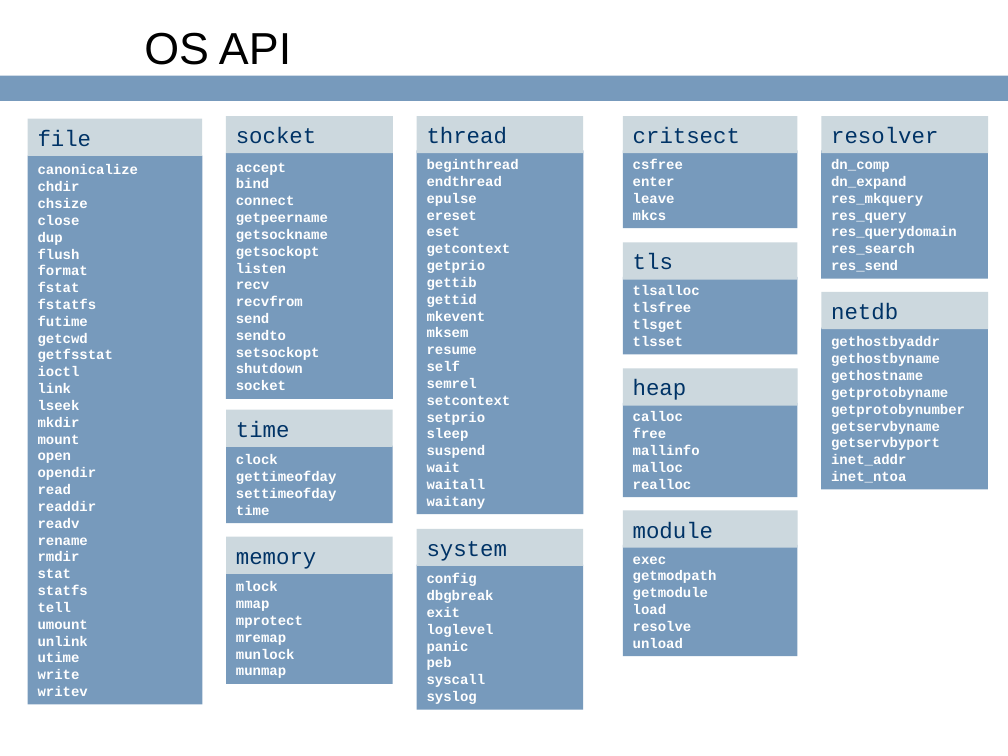
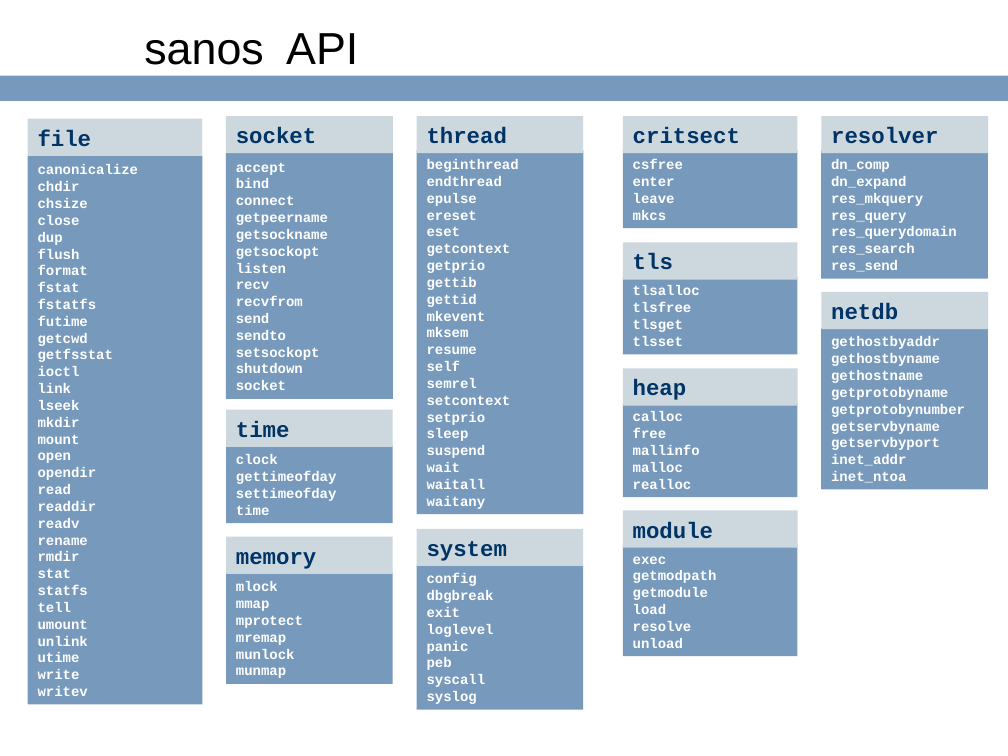
Before and after one commit to ringgaard/sanos, a slide deck: slide 20 of doc/jbox-jaoo.ppt (slide 16 before the commit). Drawn at 1008x756 pixels with LibreOffice and Linux fonts; fonts in the diff are those of the drawing; background and template pictures are left out. Boxes give left, top, right and bottom in pixels: in the first picture for what was removed or moved away, otherwise in the second. Text is boxed around its words. In the diff, an @@ line names an element or a change of style, - is before the commit and + after.

```diff
--- a/doc/jbox-jaoo.ppt
+++ b/doc/jbox-jaoo.ppt
@@ title at [144, 33, 358, 65]: text changed @@
-OS API
+sanos API
@@ bold on in 8 elements at [27, 119, 202, 156], [226, 116, 393, 153], [416, 116, 583, 153], [623, 116, 797, 153], [623, 242, 797, 279], [822, 292, 989, 330], [226, 409, 392, 447], [416, 529, 583, 566] @@
```
Also in this commit, not shown: 3 other slides changed, 6 slides added, 1 other file.
